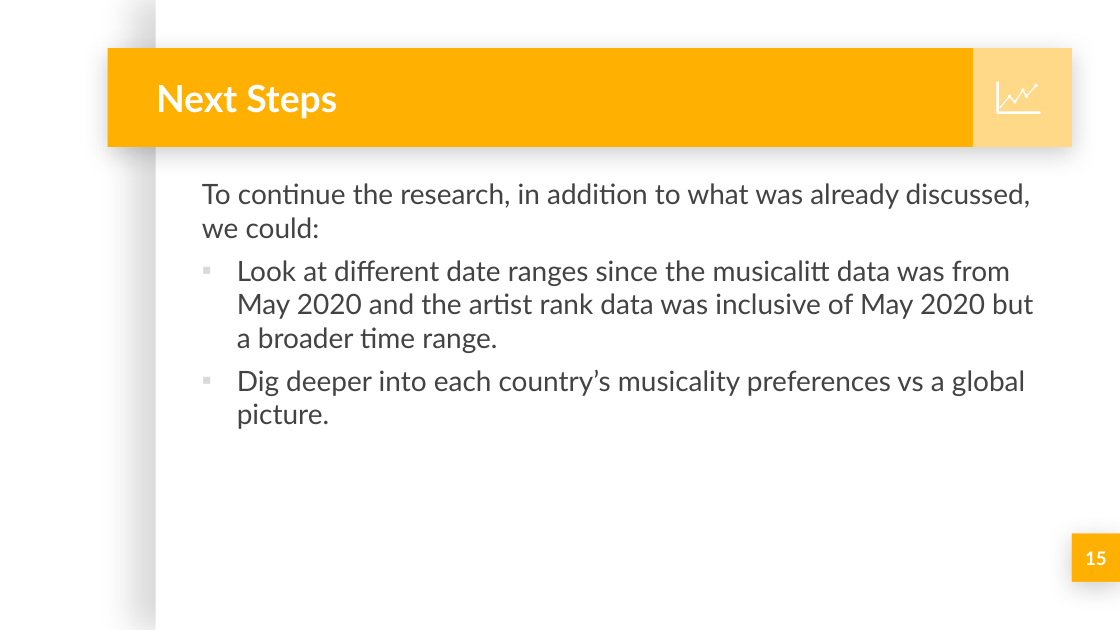
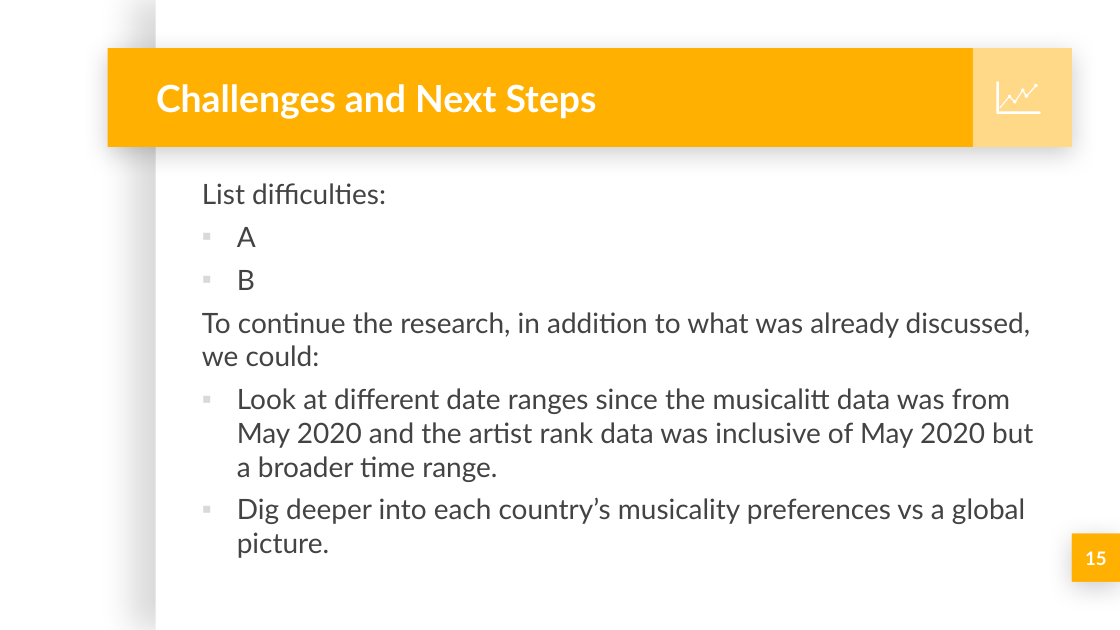
Before and after one commit to michellesimek/project_1, a slide deck: slide 15 of Project 1 PPT.pptx. Drawn at 1120x630 pixels with LibreOffice and Linux fonts; fonts in the diff are those of the drawing; background and template pictures are left out. Boxes give left, top, right and bottom in pixels: in the first picture for what was removed or moved away, otherwise in the second. Text is boxed around its words. In the diff, an @@ line names an element or a change of style, - is before the commit and + after.

```diff
--- a/Project 1 PPT.pptx
+++ b/Project 1 PPT.pptx
@@ title at (156, 84, 597, 119): text changed @@
-Next Steps
+Challenges and Next Steps
@@ text at (202, 183, 386, 290): paragraphs added @@
+List difficulties:
+▪ A
+▪ B
```
